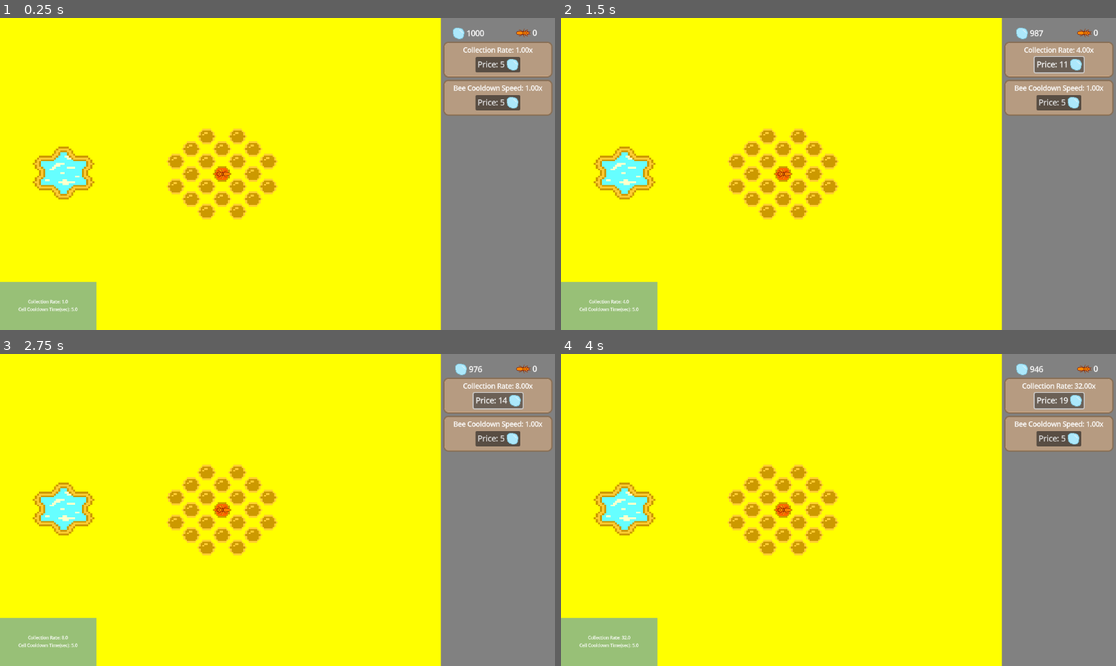
Above: before the commit, frames 1-4 (two rows, left to right).
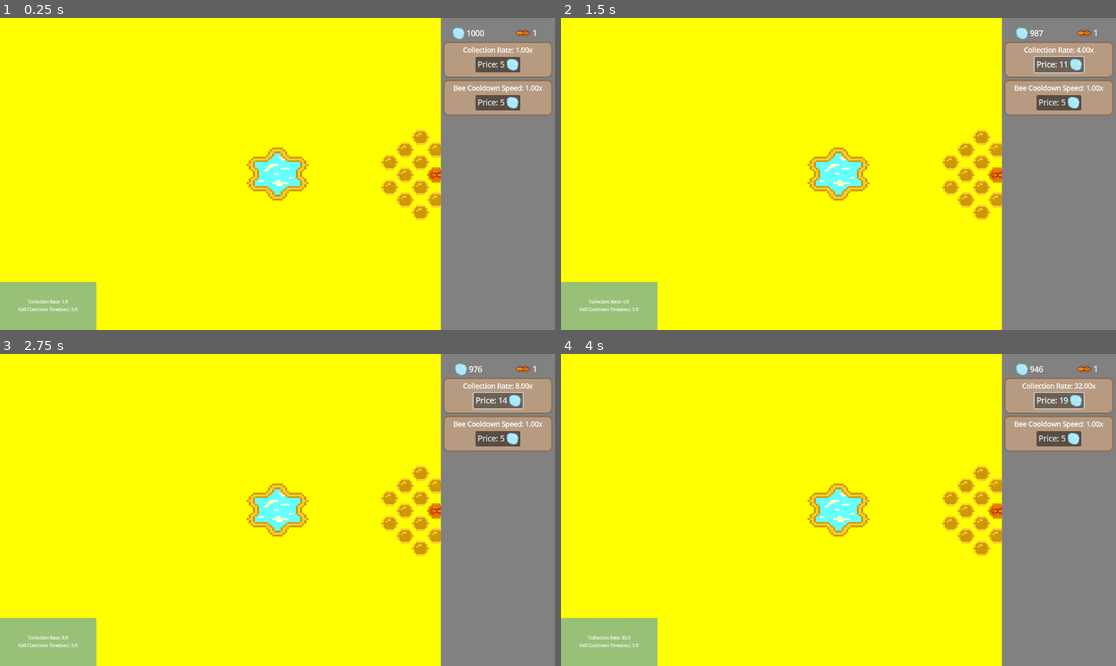
Above: after the commit, the same moments.

Repository: SBSoftwareDev/brainless
Game: Godot game, scene res://src/scenes/game.tscn
Same seed, same stepped clock (60 frames per second), same inputs: the game is played once before the commit and once after it.
Inputs:
- Up to frame 1 (0.25 s): no input
- Up to frame 2 (1.5 s): click "Price: 5" at 0.5 s; click "Price: 8" at 1.25 s
- Up to frame 3 (2.75 s): click "Price: 11" at 2 s
- Up to frame 4 (4 s): click "Price: 14" at 2.75 s; click "Price: 16" at 3.5 s

The runs differ from the first frame. In frame 1, 6.2% of the frame differs, in the area x 5-97%, y 3-65%; in frame 2, 6.2%; in frame 3, 6.2%; in frame 4, 6.2%.

Commit message:
added camera with WASD panning and world bounds

Diff:
--- a/project.godot
+++ b/project.godot
@@ -29,6 +29,26 @@
 "events": [Object(InputEventMouseButton,"resource_local_to_scene":false,"resource_name":"","device":-1,"window_id":0,"a …(253 unchanged characters)…
 ]
 }
+"Camera Up"={
+"deadzone": 0.2,
+"events": [Object(InputEventKey,"resource_local_to_scene":false,"resource_name":"","device":-1,"window_id":0,"alt_pressed":false,"shift_pressed":false,"ctrl_pressed":false,"meta_pressed":false,"pressed":false,"keycode":0,"physical_keycode":87,"key_label":0,"unicode":119,"location":0,"echo":false,"script":null)
+]
+}
+"Camera Down"={
+"deadzone": 0.2,
+"events": [Object(InputEventKey,"resource_local_to_scene":false,"resource_name":"","device":-1,"window_id":0,"alt_pressed":false,"shift_pressed":false,"ctrl_pressed":false,"meta_pressed":false,"pressed":false,"keycode":0,"physical_keycode":83,"key_label":0,"unicode":115,"location":0,"echo":false,"script":null)
+]
+}
+"Camera Left"={
+"deadzone": 0.2,
+"events": [Object(InputEventKey,"resource_local_to_scene":false,"resource_name":"","device":-1,"window_id":0,"alt_pressed":false,"shift_pressed":false,"ctrl_pressed":false,"meta_pressed":false,"pressed":false,"keycode":0,"physical_keycode":65,"key_label":0,"unicode":97,"location":0,"echo":false,"script":null)
+]
+}
+"Camera Right"={
+"deadzone": 0.2,
+"events": [Object(InputEventKey,"resource_local_to_scene":false,"resource_name":"","device":-1,"window_id":0,"alt_pressed":false,"shift_pressed":false,"ctrl_pressed":false,"meta_pressed":false,"pressed":false,"keycode":0,"physical_keycode":68,"key_label":0,"unicode":100,"location":0,"echo":false,"script":null)
+]
+}
 
 [rendering]
 
--- a/src/scenes/background.tscn
+++ b/src/scenes/background.tscn
@@ -10,5 +10,6 @@
 [node name="Node2D" type="Node2D"]
 
 [node name="Sprite2D" type="Sprite2D" parent="."]
-scale = Vector2(11.365, 1368.34)
+position = Vector2(217, 299.99997)
+scale = Vector2(15.075, 2586.3325)
 texture = SubResource("GradientTexture1D_cep3i")
--- /dev/null
+++ b/src/scenes/camera.tscn
@@ -0,0 +1,8 @@
+[gd_scene load_steps=2 format=3 uid="uid://csdvwte8a7f4g"]
+
+[ext_resource type="Script" uid="uid://cw62yk32fnmwr" path="res://src/scripts/camera.gd" id="1_yg3ss"]
+
+[node name="Camera" type="Node2D"]
+script = ExtResource("1_yg3ss")
+
+[node name="Camera2D" type="Camera2D" parent="."]
--- a/src/scenes/game.tscn
+++ b/src/scenes/game.tscn
@@ -1,8 +1,9 @@
-[gd_scene load_steps=9 format=3 uid="uid://4vqtyrbxi32s"]
+[gd_scene load_steps=10 format=3 uid="uid://4vqtyrbxi32s"]
 
 [ext_resource type="Script" uid="uid://b5qquvw15kre8" path="res://src/scripts/economy.gd" id="1_3rtjt"]
 [ext_resource type="Script" uid="uid://o5dwssmffn71" path="res://src/scripts/player_stats.gd" id="2_lcg6w"]
 [ext_resource type="PackedScene" uid="uid://cuxp5sg65mf58" path="res://src/scenes/background.tscn" id="3_flib5"]
+[ext_resource type="PackedScene" uid="uid://csdvwte8a7f4g" path="res://src/scenes/camera.tscn" id="3_h2mn8"]
 [ext_resource type="PackedScene" uid="uid://b0jtrhlwf3gct" path="res://src/scenes/bee_hole.tscn" id="4_6e0h8"]
 [ext_resource type="PackedScene" uid="uid://0lht6v7xpbwe" path="res://src/scenes/cell_group.tscn" id="4_gh3at"]
 [ext_resource type="PackedScene" uid="uid://by3idyv3mn488" path="res://src/scenes/control.tscn" id="4_yufto"]
@@ -29,6 +30,8 @@
 process_mode = 1
 light_mask = 4
 visibility_layer = 4
+
+[node name="Camera" parent="World" instance=ExtResource("3_h2mn8")]
 
 [node name="Level" type="Node2D" parent="World"]
 
--- /dev/null
+++ b/src/scripts/camera.gd
@@ -0,0 +1,26 @@
+extends Node2D
+
+const SPEED :float = 1.5
+const WORLD_MIN :Vector2 = Vector2(-750, -500)
+const WORLD_MAX :Vector2 = Vector2(750, 500)
+
+var screen_size :Vector2 = Vector2.ZERO
+
+@onready var camera: Camera2D = $Camera2D
+@onready var bee_hole: Sprite2D = %BeeHole
+
+# Called when the node enters the scene tree for the first time.
+func _ready() -> void:
+	camera.position = bee_hole.global_position
+	screen_size = get_viewport_rect().size
+
+# Called every frame. 'delta' is the elapsed time since the previous frame.
+func _process(_delta: float) -> void:
+	var direction = Input.get_vector("Camera Left", "Camera Right", "Camera Up", "Camera Down")
+	position += direction * SPEED
+	clamp_to_world()
+
+
+func clamp_to_world() -> void:
+	global_position.x = clamp(global_position.x, WORLD_MIN.x + (screen_size.x / 2), WORLD_MAX.x - (screen_size.x / 2))
+	global_position.y = clamp(global_position.y, WORLD_MIN.y + (screen_size.y / 2), WORLD_MAX.y - (screen_size.y / 2))
--- a/src/scripts/economy.gd
+++ b/src/scripts/economy.gd
@@ -12,10 +12,10 @@
 var collection_price :int = 5
 var collection_rate_purchases :int = 0
 
-@onready var entities: Node2D = $"../../World/Entities"
+@onready var level: Node2D = $"../../World/Level"
 
 func _ready() -> void:
-	bees = entities.find_children("BeeAnd*", "", false).size()
+	bees = level.find_children("BeeAnd*").size()
 
 func addNectar(value :int) -> int:
 	nectar += value
Not shown, added: src/scripts/camera.gd.uid
